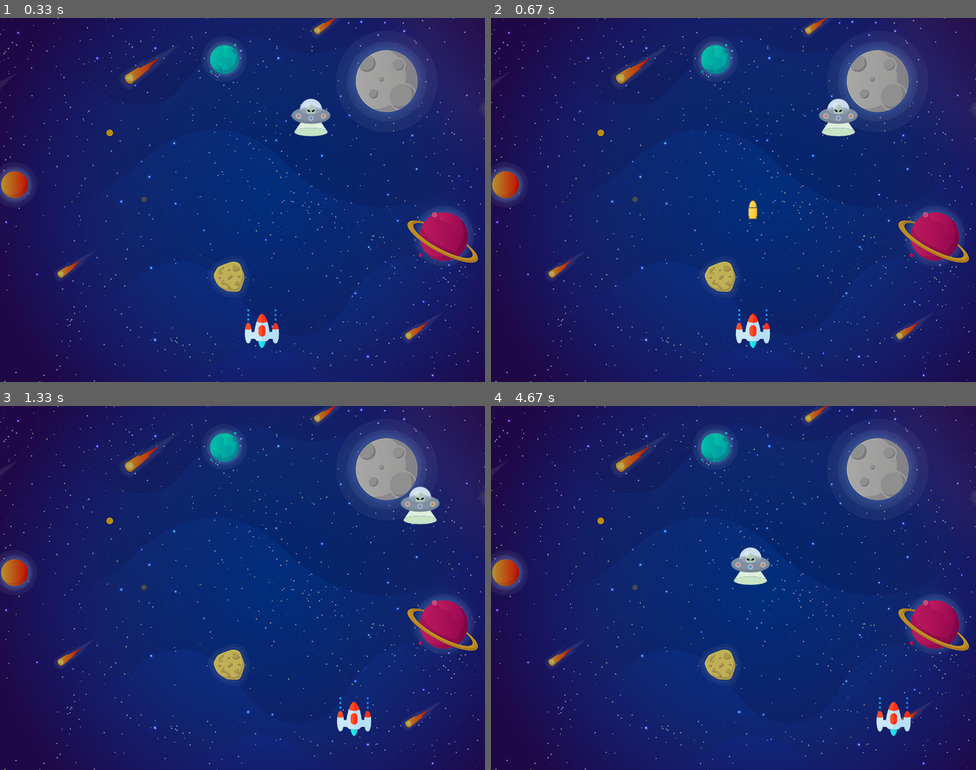
Above: before the commit, frames 1-4 (two rows, left to right).
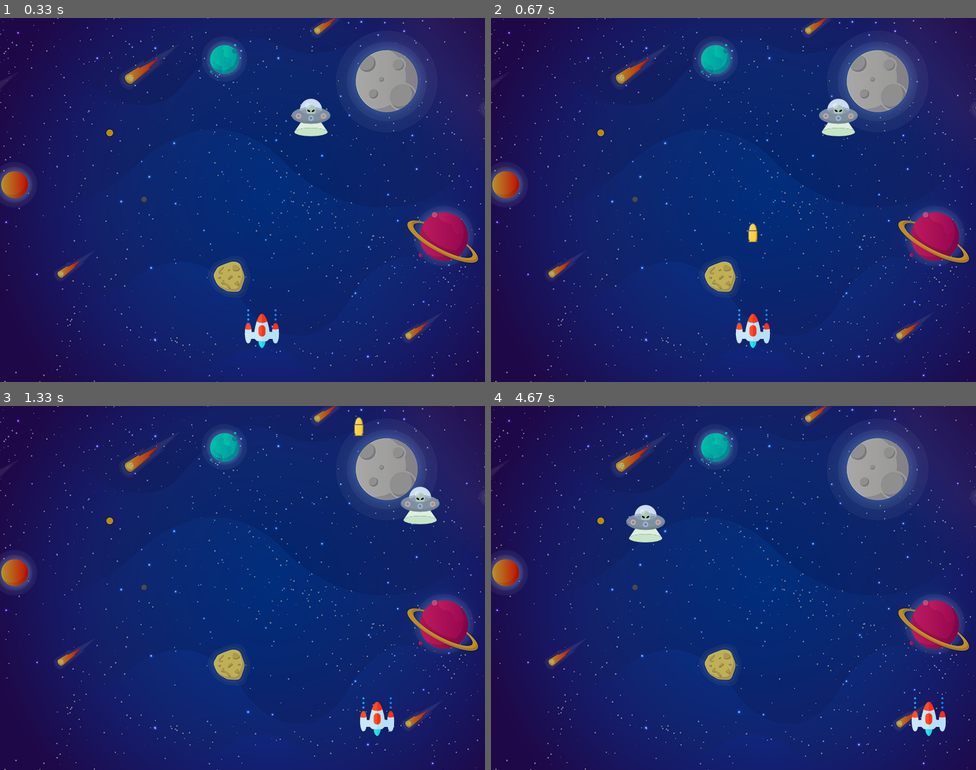
Above: after the commit, the same moments.

Repository: bhavikkasundra55/pygame
Game: pygame game, started from main.py
Two runs of this game, one before a commit and one after it. Both use one fixed random seed, a clock stepped at 60 frames per second and the inputs below.
Inputs:
- Up to frame 1 (0.33 s): no input
- Up to frame 2 (0.67 s): tap Space at 0.33 s
- Up to frame 3 (1.33 s): hold Right 0.67-1.13 s; tap Space at 0.73, 1.03, 1.23 s; hold Right from 1.17 s (still down)
- Up to frame 4 (4.67 s): tap Space at 1.53, 1.73, 2.03, 2.3, 2.6, 2.73, 3.03, 3.4, 3.7, 3.9, 4.2, 4.4 s; release Right at 1.63 s; hold Left 1.67-2.2 s; hold Left 2.23-2.63 s; hold Right 2.67-3.3 s; hold Left 3.33-3.8 s; hold Right 3.83-4.3 s; hold Right from 4.33 s (still down)

Frame 1 is identical in both runs. In frame 2, 0.2% of the frame differs, in the area x 53-55%, y 50-62%; in frame 3, 0.8%; in frame 4, 1.9%, in the area x 27-94%, y 27-91%.

Commit message:
Bullet position problem solved

Diff:
--- a/main.py
+++ b/main.py
@@ -22,13 +22,12 @@
 enemyX = random.randint(0, 736)
 enemyY = random.randint(32, 250)
 enemyX_change = 3
-enemyY_change = 50
+enemyY_change = 30
 
 bulletimg = pygame.image.load('bullet.png')
 bulletX = playerX
 bulletY = 480
-bulletX_change = 3
-bulletY_change = 10
+bulletY_change = 8
 bullet_state = 0
 
 
@@ -43,7 +42,7 @@
 def fire_bullet(x, y):
     global bullet_state
     bullet_state = 1
-    screen.blit(bulletimg,(x+16,y+10))
+    screen.blit(bulletimg, (x + 16, y + 10))
 
 
 # Create game loop
@@ -57,11 +56,12 @@
             running = False
         if event.type == pygame.KEYDOWN:
             if event.key == pygame.K_LEFT:
-                playerX_change = -4
+                playerX_change = -5
             if event.key == pygame.K_RIGHT:
-                playerX_change = 4
+                playerX_change = 5
             if event.key == pygame.K_SPACE:
-                fire_bullet(playerX,bulletY)
+                fire_bullet(playerX, bulletY)
+                bulletX = playerX
         if event.type == pygame.KEYUP:
             if event.key == pygame.K_RIGHT or event.key == pygame.K_LEFT:
                 playerX_change = 0
@@ -70,22 +70,21 @@
 
     if playerX <= 0:
         playerX = 0
-    elif playerX >= 760:
-        playerX = 760
+    elif playerX >= 736:
+        playerX = 736
 
     enemyX += enemyX_change
 
     if enemyX <= 0:
-        enemyX_change = 2
+        enemyX_change = 3
         enemyY += enemyY_change
     elif enemyX >= 740:
-        enemyX_change = -2
+        enemyX_change = -3
         enemyY += enemyY_change
 
     if bullet_state == 1:
-        fire_bullet(playerX,bulletY)
+        fire_bullet(bulletX, bulletY)
         bulletY -= bulletY_change
-
 
     player(playerX, playerY)
     enemy(enemyX, enemyY)
